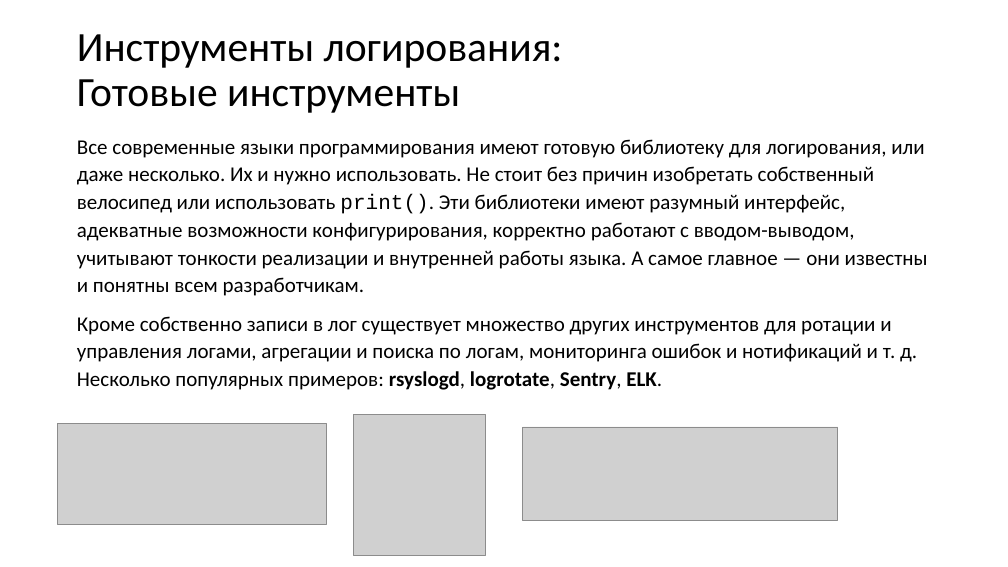
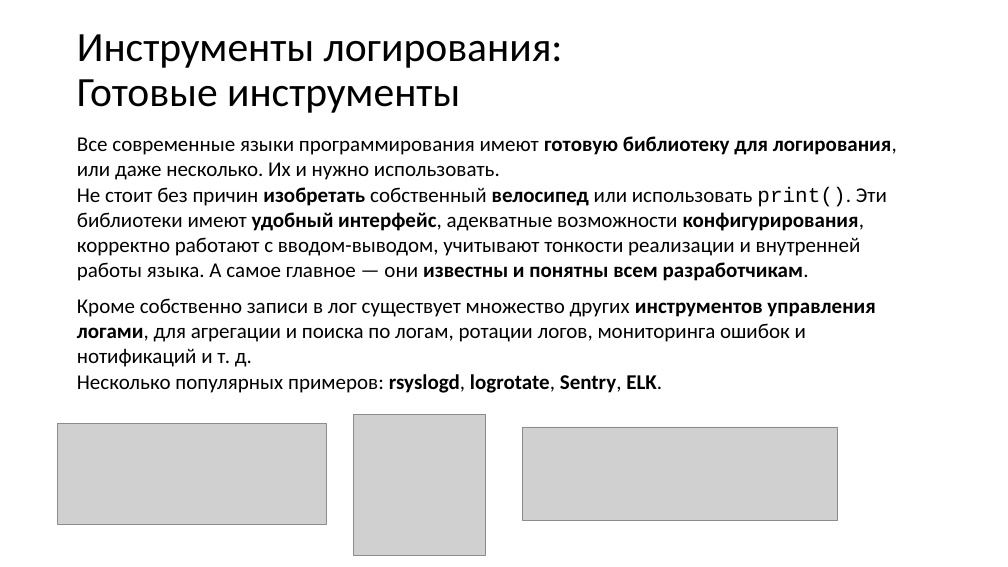
Before and after one commit to xtrueman/prog_instruments, a slide deck: slide 17 of presentations/Logging.pptx. Drawn at 1008x567 pixels with LibreOffice and Linux fonts; fonts in the diff are those of the drawing; grey boxes stand for pictures. Boxes give left, top, right and bottom in pixels: in the first picture for what was removed or moved away, otherwise in the second. Text is boxed around its words. In the diff, an @@ line names an element or a change of style, - is before the commit and + after.

```diff
--- a/presentations/Logging.pptx
+++ b/presentations/Logging.pptx
@@ text at box(77, 136, 897, 393): text changed @@
-Все современные языки программирования имеют готовую библиотеку для логирования, или даже несколько. Их и нужно использовать. Не стоит без причин изобретать собственный велосипед или использовать print(). Эти библиотеки имеют разумный интерфейс, адекватные возможности конфигурирования, корректно работают с вводом-выводом, учитывают тонкости реализации и внутренней работы языка. А самое главное — они известны и понятны всем разработчикам.
-Кроме собственно записи в лог существует множество других инструментов для ротации и управления логами, агрегации и поиска по логам, мониторинга ошибок и нотификаций и т. д. Несколько популярных примеров: rsyslogd, logrotate, Sentry, ELK.
+Все современные языки программирования имеют готовую библиотеку для логирования, или даже несколько. Их и нужно использовать.
+Не стоит без причин изобретать собственный велосипед или использовать print(). Эти библиотеки имеют удобный интерфейс, адекватные возможности конфигурирования, корректно работают с вводом-выводом, учитывают тонкости реализации и внутренней работы языка. А самое главное — они известны и понятны всем разработчикам.
+Кроме собственно записи в лог существует множество других инструментов управления логами, для агрегации и поиска по логам, ротации логов, мониторинга ошибок и нотификаций и т. д.
+Несколько популярных примеров: rsyslogd, logrotate, Sentry, ELK.
```
Also in this commit, not shown: 21 other slides changed, 2 other files.
